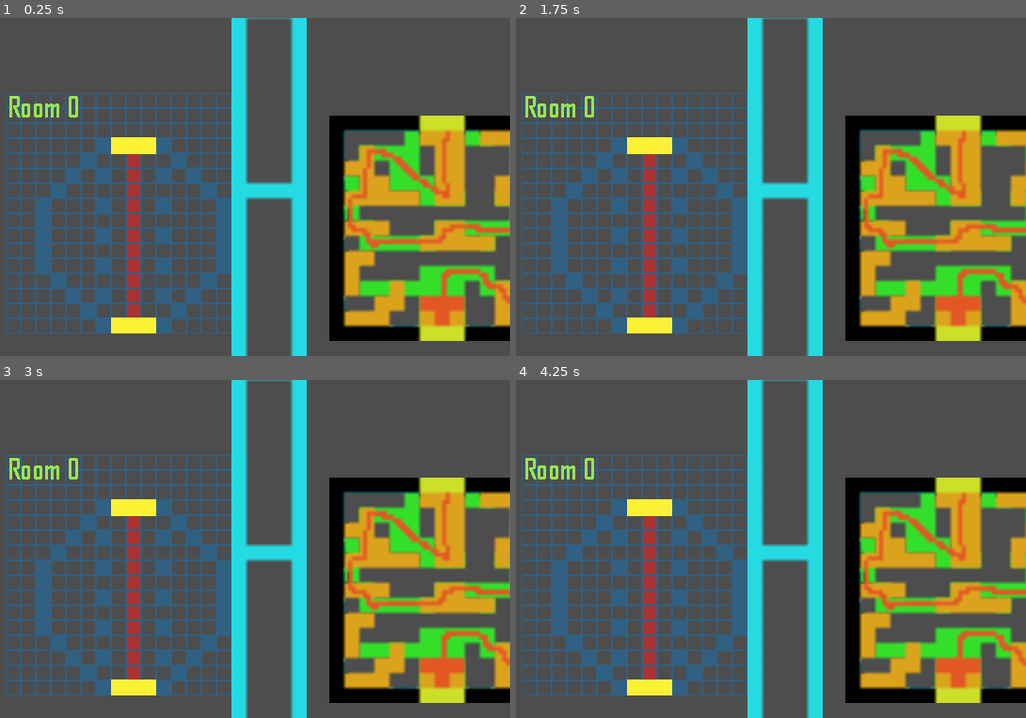
Above: before the commit, frames 1-4 (two rows, left to right).
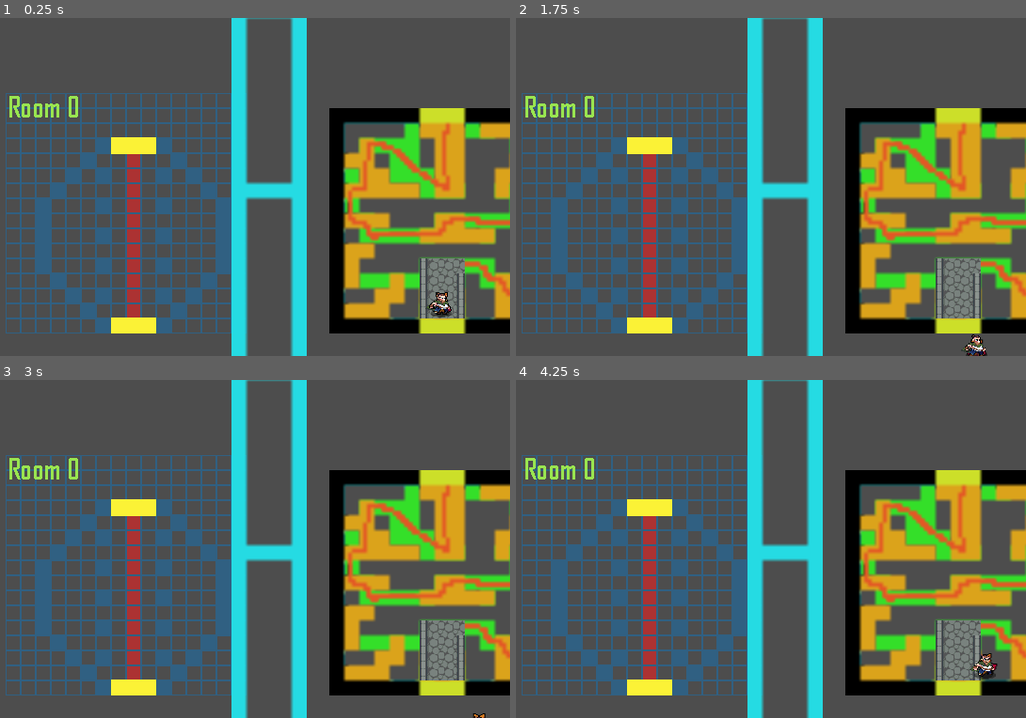
Above: after the commit, the same moments.

Repository: NathanRullier/GameJamQuebec
Game: Godot game, scene res://Scene nic.tscn
The game is run twice, just before and just after one commit, with the same random seed, the same clock (stepped at 60 frames per second) and the same inputs. This scene is started directly instead of the project's main scene.
Inputs:
- Up to frame 1 (0.25 s): no input
- Up to frame 2 (1.75 s): tap Enter at 0.5 s; hold Right (ui_right) 0.53-1.28 s; tap J (attack) at 0.6 s; hold Down (ui_down) from 1.28 s (still down); tap K (roll) at 1.35 s
- Up to frame 3 (3 s): release Down (ui_down) at 2.03 s; hold Right (ui_right) 2.03-2.78 s; tap J (attack) at 2.1 s; tap Space at 2.75 s; hold Up (ui_up) from 2.78 s (still down); tap K (roll) at 2.85 s
- Up to frame 4 (4.25 s): release Up (ui_up) at 3.53 s; hold Left (ui_left) from 3.53 s (still down); tap J (attack) at 3.6 s

The runs differ from the first frame. In frame 1, 13% of the frame differs, in the area x 64-100%, y 26-96%; in frame 2, 13%; in frame 3, 13%; in frame 4, 13%.

Commit message:
tileset de base

Diff:
--- a/gamejamquebec/Player/Hero.tscn
+++ b/gamejamquebec/Player/Hero.tscn
@@ -358,6 +358,21 @@
 "values": [6]
 }
 
+[sub_resource type="Animation" id="Animation_3q1mk"]
+length = 0.001
+tracks/0/type = "value"
+tracks/0/imported = false
+tracks/0/enabled = true
+tracks/0/path = NodePath("Sprite2D:frame")
+tracks/0/interp = 1
+tracks/0/loop_wrap = true
+tracks/0/keys = {
+"times": PackedFloat32Array(0),
+"transitions": PackedFloat32Array(1),
+"update": 1,
+"values": [0]
+}
+
 [sub_resource type="Animation" id="10"]
 resource_name = "RollDown"
 length = 0.5
@@ -600,21 +615,6 @@
 "transitions": PackedFloat32Array(1, 1, 1, 1, 1, 1),
 "update": 1,
 "values": [7, 8, 9, 10, 11, 6]
-}
-
-[sub_resource type="Animation" id="Animation_3q1mk"]
-length = 0.001
-tracks/0/type = "value"
-tracks/0/imported = false
-tracks/0/enabled = true
-tracks/0/path = NodePath("Sprite2D:frame")
-tracks/0/interp = 1
-tracks/0/loop_wrap = true
-tracks/0/keys = {
-"times": PackedFloat32Array(0),
-"transitions": PackedFloat32Array(1),
-"update": 1,
-"values": [0]
 }
 
 [sub_resource type="AnimationLibrary" id="AnimationLibrary_4e2ai"]
@@ -821,7 +821,7 @@
 [node name="Sprite2D" type="Sprite2D" parent="."]
 texture_filter = 1
 material = SubResource("50")
-position = Vector2(24, -32)
+position = Vector2(0, -16)
 texture = ExtResource("10_l7ccl")
 hframes = 6
 
--- a/gamejamquebec/Scene nic.tscn
+++ b/gamejamquebec/Scene nic.tscn
@@ -1,9 +1,386 @@
-[gd_scene load_steps=5 format=3 uid="uid://bo7plbm2b2xcf"]
+[gd_scene load_steps=10 format=3 uid="uid://bo7plbm2b2xcf"]
 
 [ext_resource type="Texture2D" uid="uid://bsbscumll0c83" path="res://Level design/Room 0 Hero.png" id="1_7ep0r"]
 [ext_resource type="Texture2D" uid="uid://dt16s4ybbpqfq" path="res://Level design/Room 1 Hero.png" id="2_qx6dr"]
 [ext_resource type="Texture2D" uid="uid://ogsksa125ukq" path="res://Level design/Room 2 Hero.png.png" id="3_f71rg"]
 [ext_resource type="Texture2D" uid="uid://chpo583bdwpiq" path="res://Level design/Room 2 Historien.png.png" id="4_xkn3w"]
+[ext_resource type="Texture2D" uid="uid://bkvlji0jva4bd" path="res://Level design/tf_darkdimension_sheet.png" id="5_4odsa"]
+[ext_resource type="PackedScene" uid="uid://y2p30mvjslfr" path="res://Player/Hero.tscn" id="6_plx75"]
+[ext_resource type="PackedScene" uid="uid://d1jowjeb0rva6" path="res://Player/Player.tscn" id="7_8du3y"]
+
+[sub_resource type="TileSetAtlasSource" id="TileSetAtlasSource_xub0a"]
+texture = ExtResource("5_4odsa")
+2:1/0 = 0
+3:1/0 = 0
+4:1/0 = 0
+5:1/0 = 0
+6:1/0 = 0
+7:1/0 = 0
+8:1/0 = 0
+10:1/0 = 0
+11:1/0 = 0
+12:1/0 = 0
+13:1/0 = 0
+14:1/0 = 0
+15:1/0 = 0
+16:1/0 = 0
+17:1/0 = 0
+19:1/0 = 0
+20:1/0 = 0
+21:1/0 = 0
+23:1/0 = 0
+25:1/0 = 0
+26:1/0 = 0
+27:1/0 = 0
+1:2/0 = 0
+2:2/0 = 0
+3:2/0 = 0
+4:2/0 = 0
+5:2/0 = 0
+6:2/0 = 0
+7:2/0 = 0
+8:2/0 = 0
+10:2/0 = 0
+11:2/0 = 0
+12:2/0 = 0
+13:2/0 = 0
+14:2/0 = 0
+15:2/0 = 0
+16:2/0 = 0
+17:2/0 = 0
+19:2/0 = 0
+20:2/0 = 0
+21:2/0 = 0
+23:2/0 = 0
+25:2/0 = 0
+26:2/0 = 0
+27:2/0 = 0
+1:3/0 = 0
+2:3/0 = 0
+3:3/0 = 0
+4:3/0 = 0
+5:3/0 = 0
+6:3/0 = 0
+7:3/0 = 0
+8:3/0 = 0
+10:3/0 = 0
+11:3/0 = 0
+12:3/0 = 0
+13:3/0 = 0
+14:3/0 = 0
+15:3/0 = 0
+16:3/0 = 0
+17:3/0 = 0
+19:3/0 = 0
+20:3/0 = 0
+21:3/0 = 0
+23:3/0 = 0
+25:3/0 = 0
+26:3/0 = 0
+27:3/0 = 0
+1:4/0 = 0
+2:4/0 = 0
+3:4/0 = 0
+4:4/0 = 0
+5:4/0 = 0
+6:4/0 = 0
+7:4/0 = 0
+8:4/0 = 0
+10:4/0 = 0
+11:4/0 = 0
+12:4/0 = 0
+13:4/0 = 0
+14:4/0 = 0
+15:4/0 = 0
+16:4/0 = 0
+17:4/0 = 0
+1:5/0 = 0
+2:5/0 = 0
+3:5/0 = 0
+4:5/0 = 0
+5:5/0 = 0
+6:5/0 = 0
+7:5/0 = 0
+8:5/0 = 0
+10:5/0 = 0
+11:5/0 = 0
+12:5/0 = 0
+13:5/0 = 0
+14:5/0 = 0
+15:5/0 = 0
+16:5/0 = 0
+17:5/0 = 0
+19:5/0 = 0
+20:5/0 = 0
+21:5/0 = 0
+23:5/0 = 0
+25:5/0 = 0
+26:5/0 = 0
+27:5/0 = 0
+1:6/0 = 0
+2:6/0 = 0
+3:6/0 = 0
+4:6/0 = 0
+5:6/0 = 0
+6:6/0 = 0
+7:6/0 = 0
+8:6/0 = 0
+10:6/0 = 0
+11:6/0 = 0
+12:6/0 = 0
+13:6/0 = 0
+14:6/0 = 0
+15:6/0 = 0
+16:6/0 = 0
+17:6/0 = 0
+19:6/0 = 0
+20:6/0 = 0
+21:6/0 = 0
+23:6/0 = 0
+25:6/0 = 0
+26:6/0 = 0
+27:6/0 = 0
+1:7/0 = 0
+2:7/0 = 0
+3:7/0 = 0
+4:7/0 = 0
+5:7/0 = 0
+6:7/0 = 0
+7:7/0 = 0
+8:7/0 = 0
+10:7/0 = 0
+11:7/0 = 0
+13:7/0 = 0
+14:7/0 = 0
+16:7/0 = 0
+17:7/0 = 0
+19:7/0 = 0
+20:7/0 = 0
+21:7/0 = 0
+23:7/0 = 0
+1:8/0 = 0
+2:8/0 = 0
+4:8/0 = 0
+5:8/0 = 0
+6:8/0 = 0
+7:8/0 = 0
+8:8/0 = 0
+10:8/0 = 0
+11:8/0 = 0
+12:8/0 = 0
+13:8/0 = 0
+14:8/0 = 0
+15:8/0 = 0
+16:8/0 = 0
+17:8/0 = 0
+19:8/0 = 0
+20:8/0 = 0
+21:8/0 = 0
+23:8/0 = 0
+25:8/0 = 0
+26:8/0 = 0
+27:8/0 = 0
+1:9/0 = 0
+2:9/0 = 0
+3:9/0 = 0
+4:9/0 = 0
+5:9/0 = 0
+6:9/0 = 0
+7:9/0 = 0
+8:9/0 = 0
+10:9/0 = 0
+11:9/0 = 0
+12:9/0 = 0
+13:9/0 = 0
+14:9/0 = 0
+15:9/0 = 0
+16:9/0 = 0
+17:9/0 = 0
+19:9/0 = 0
+20:9/0 = 0
+21:9/0 = 0
+23:9/0 = 0
+25:9/0 = 0
+26:9/0 = 0
+27:9/0 = 0
+1:10/0 = 0
+2:10/0 = 0
+3:10/0 = 0
+4:10/0 = 0
+5:10/0 = 0
+6:10/0 = 0
+7:10/0 = 0
+8:10/0 = 0
+10:10/0 = 0
+11:10/0 = 0
+12:10/0 = 0
+15:10/0 = 0
+16:10/0 = 0
+17:10/0 = 0
+19:10/0 = 0
+20:10/0 = 0
+21:10/0 = 0
+23:10/0 = 0
+1:11/0 = 0
+2:11/0 = 0
+3:11/0 = 0
+4:11/0 = 0
+5:11/0 = 0
+6:11/0 = 0
+7:11/0 = 0
+8:11/0 = 0
+10:11/0 = 0
+11:11/0 = 0
+12:11/0 = 0
+13:11/0 = 0
+15:11/0 = 0
+16:11/0 = 0
+17:11/0 = 0
+19:11/0 = 0
+20:11/0 = 0
+21:11/0 = 0
+23:11/0 = 0
+25:11/0 = 0
+26:11/0 = 0
+27:11/0 = 0
+1:12/0 = 0
+2:12/0 = 0
+3:12/0 = 0
+4:12/0 = 0
+5:12/0 = 0
+6:12/0 = 0
+7:12/0 = 0
+8:12/0 = 0
+10:12/0 = 0
+11:12/0 = 0
+12:12/0 = 0
+13:12/0 = 0
+14:12/0 = 0
+15:12/0 = 0
+16:12/0 = 0
+17:12/0 = 0
+19:12/0 = 0
+20:12/0 = 0
+21:12/0 = 0
+23:12/0 = 0
+25:12/0 = 0
+26:12/0 = 0
+27:12/0 = 0
+1:13/0 = 0
+2:13/0 = 0
+3:13/0 = 0
+4:13/0 = 0
+5:13/0 = 0
+6:13/0 = 0
+7:13/0 = 0
+8:13/0 = 0
+10:13/0 = 0
+11:13/0 = 0
+12:13/0 = 0
+13:13/0 = 0
+14:13/0 = 0
+15:13/0 = 0
+16:13/0 = 0
+17:13/0 = 0
+19:13/0 = 0
+20:13/0 = 0
+21:13/0 = 0
+23:13/0 = 0
+10:14/0 = 0
+11:14/0 = 0
+12:14/0 = 0
+13:14/0 = 0
+14:14/0 = 0
+15:14/0 = 0
+16:14/0 = 0
+17:14/0 = 0
+19:14/0 = 0
+20:14/0 = 0
+21:14/0 = 0
+23:14/0 = 0
+1:15/0 = 0
+2:15/0 = 0
+3:15/0 = 0
+4:15/0 = 0
+5:15/0 = 0
+6:15/0 = 0
+7:15/0 = 0
+8:15/0 = 0
+10:15/0 = 0
+11:15/0 = 0
+12:15/0 = 0
+13:15/0 = 0
+14:15/0 = 0
+15:15/0 = 0
+16:15/0 = 0
+17:15/0 = 0
+19:15/0 = 0
+20:15/0 = 0
+21:15/0 = 0
+23:15/0 = 0
+1:16/0 = 0
+2:16/0 = 0
+3:16/0 = 0
+4:16/0 = 0
+5:16/0 = 0
+6:16/0 = 0
+7:16/0 = 0
+8:16/0 = 0
+10:16/0 = 0
+11:16/0 = 0
+12:16/0 = 0
+13:16/0 = 0
+14:16/0 = 0
+15:16/0 = 0
+16:16/0 = 0
+17:16/0 = 0
+19:16/0 = 0
+20:16/0 = 0
+21:16/0 = 0
+23:16/0 = 0
+1:17/0 = 0
+2:17/0 = 0
+3:17/0 = 0
+4:17/0 = 0
+5:17/0 = 0
+6:17/0 = 0
+7:17/0 = 0
+8:17/0 = 0
+10:17/0 = 0
+11:17/0 = 0
+12:17/0 = 0
+13:17/0 = 0
+14:17/0 = 0
+15:17/0 = 0
+16:17/0 = 0
+17:17/0 = 0
+1:18/0 = 0
+2:18/0 = 0
+3:18/0 = 0
+4:18/0 = 0
+5:18/0 = 0
+6:18/0 = 0
+7:18/0 = 0
+8:18/0 = 0
+10:18/0 = 0
+11:18/0 = 0
+12:18/0 = 0
+13:18/0 = 0
+14:18/0 = 0
+15:18/0 = 0
+16:18/0 = 0
+17:18/0 = 0
+10:19/0 = 0
+11:19/0 = 0
+12:19/0 = 0
+13:19/0 = 0
+14:19/0 = 0
+15:19/0 = 0
+16:19/0 = 0
+17:19/0 = 0
+
+[sub_resource type="TileSet" id="TileSet_1gfhr"]
+sources/0 = SubResource("TileSetAtlasSource_xub0a")
 
 [node name="Node2D" type="Node2D"]
 
@@ -17,11 +394,23 @@
 texture = ExtResource("2_qx6dr")
 
 [node name="Room2Hero_png" type="Sprite2D" parent="."]
-position = Vector2(568, 224)
+position = Vector2(568, 216)
 scale = Vector2(4, 4)
 texture = ExtResource("3_f71rg")
 
 [node name="Room2Historien_png" type="Sprite2D" parent="."]
-position = Vector2(568, 224)
+position = Vector2(568, 216)
 scale = Vector2(4, 4)
 texture = ExtResource("4_xkn3w")
+
+[node name="TileMap" type="TileMap" parent="."]
+tile_set = SubResource("TileSet_1gfhr")
+format = 2
+layer_0/tile_data = PackedInt32Array(1245218, 655360, 2, 1245219, 720896, 2, 1245220, 786432, 2, 1179682, 655360, 2, 1179683, 720896, 2, 1179684, 786432, 2, 1114146, 655360, 2, 1114147, 720896, 2, 1114148, 786432, 2, 1048610, 655360, 2, 1048611, 720896, 2, 1048612, 720896, 2)
+
+[node name="Player2" parent="." instance=ExtResource("7_8du3y")]
+position = Vector2(568, 312)
+
+[node name="Player" parent="." instance=ExtResource("6_plx75")]
+position = Vector2(568, 304)
+scale = Vector2(0.65, 0.65)
Binary file added: gamejamquebec/Level design/tf_darkdimension_sheet.png
Not shown, added: gamejamquebec/Level design/tf_darkdimension_sheet.png.import
Not shown: 2 places in gamejamquebec/Player/Hero.tscn that only renumber resources
Not shown, added: gamejamquebec/Player/Jotem - Copy.png.import
